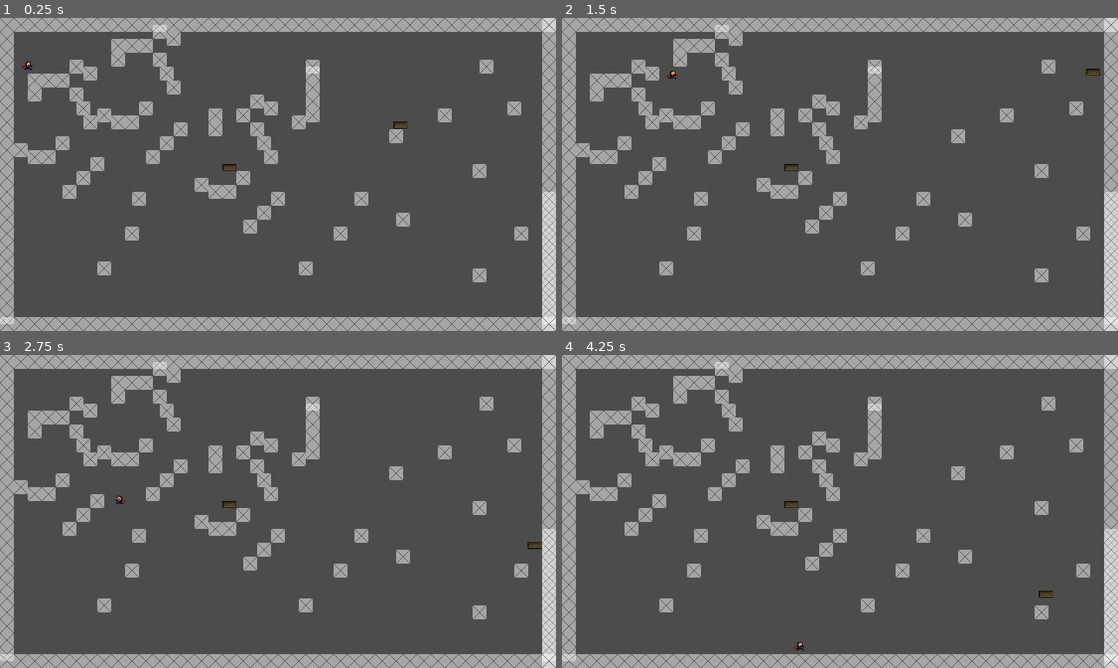
Above: before the commit, frames 1-4 (two rows, left to right).
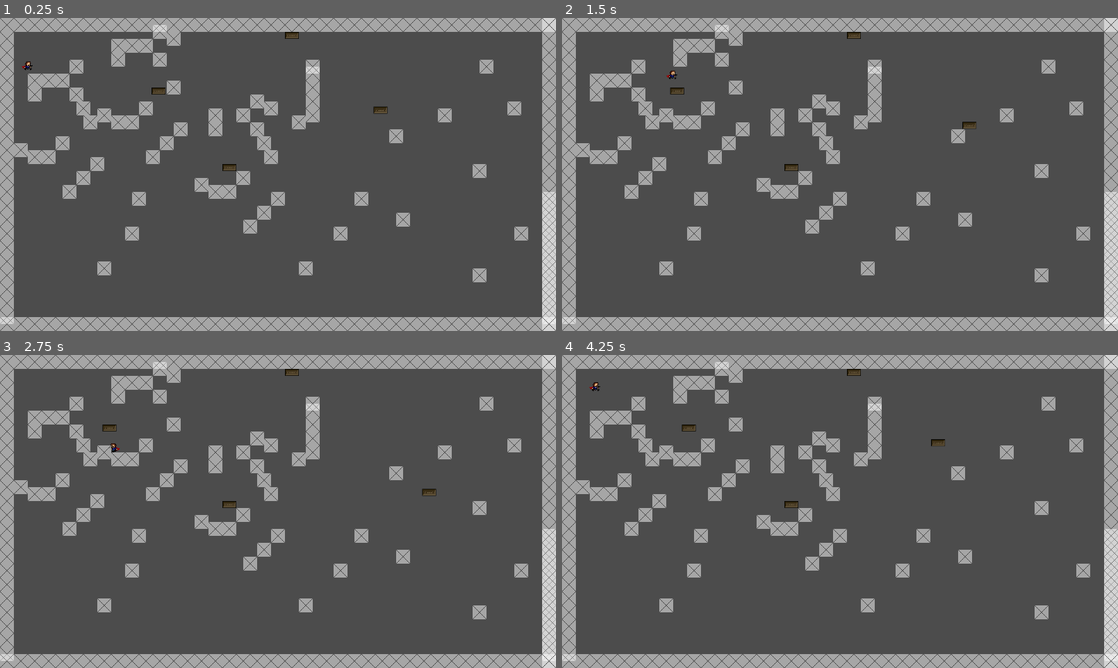
Above: after the commit, the same moments.

Repository: Smartkin/godot-fangame-engine
Game: Godot game, scene res://TestBed.tscn
Same seed, same stepped clock (60 frames per second), same inputs: the game is played once before the commit and once after it.
Inputs (mouse positions are in pixels of both pictures, inside the frame that each line leads up to):
- Up to frame 1 (0.25 s): no input
- Up to frame 2 (1.5 s): move the mouse to (962, 158) at 0.52 s; hold Right (pl_right) from 0.53 s (still down); tap Z (pl_shoot) at 0.6, 1.35 s; tap Shift (pl_jump) at 0.77 s; move the mouse to (728, 190) at 1.27 s
- Up to frame 3 (2.75 s): tap Shift (pl_jump) at 1.52 s; move the mouse to (333, 442) at 2.02 s; release Right (pl_right) at 2.03 s; hold Left (pl_left) from 2.03 s (still down); tap Z (pl_shoot) at 2.1 s
- Up to frame 4 (4.25 s): move the mouse to (812, 574) at 2.77 s; release Left (pl_left) at 2.78 s; hold Right (pl_right) from 2.78 s (still down); tap Z (pl_shoot) at 2.85, 3.6 s; tap Shift (pl_jump) at 3.02, 3.77 s; move the mouse to (1006, 558) at 3.52 s; tap R (pl_reset, bound only after the commit) at 4.15 s

The runs differ from the first frame. In frame 1, 0.4% of the frame differs, in the area x 15-74%, y 4-36%; in frame 2, 0.4%; in frame 3, 0.5%, in the area x 15-98%, y 4-62%; in frame 4, 0.5%.

Commit message:
Add player platform grab. Add barebones world controller

Diff:
--- a/Objects/Platform.tscn
+++ b/Objects/Platform.tscn
@@ -10,9 +10,13 @@
 [sub_resource type="RectangleShape2D" id=2]
 extents = Vector2( 15, 7 )
 
+[sub_resource type="RectangleShape2D" id=3]
+extents = Vector2( 15, 7 )
+
 [node name="Platform" type="KinematicBody2D"]
 collision_layer = 2
 collision_mask = 5
+collision/safe_margin = 2.0
 motion/sync_to_physics = true
 script = ExtResource( 2 )
 
@@ -38,10 +42,21 @@
 [node name="CollisionChecker" type="KinematicBody2D" parent="."]
 collision_layer = 0
 collision_mask = 4
-collision/safe_margin = 0.2
+collision/safe_margin = 2.0
 motion/sync_to_physics = true
 script = ExtResource( 3 )
 
 [node name="CollisionShape2D" type="CollisionShape2D" parent="CollisionChecker"]
+visible = false
 position = Vector2( 16, 8 )
 shape = SubResource( 2 )
+
+[node name="GrabArea" type="Area2D" parent="."]
+collision_layer = 2
+
+[node name="CollisionShape2D" type="CollisionShape2D" parent="GrabArea"]
+position = Vector2( 16, 8 )
+shape = SubResource( 3 )
+[connection signal="block_collision" from="CollisionChecker" to="." method="on_block_collision"]
+[connection signal="body_entered" from="GrabArea" to="." method="_on_GrabArea_body_entered"]
+[connection signal="body_exited" from="GrabArea" to="." method="_on_GrabArea_body_exited"]
--- a/Objects/TestBadSlope.tscn
+++ /dev/null
@@ -1,13 +0,0 @@
-[gd_scene load_steps=2 format=2]
-
-[sub_resource type="ConvexPolygonShape2D" id=1]
-points = PoolVector2Array( 100, 0, 0, 100, 200, 0 )
-
-[node name="TestBadSlope" type="StaticBody2D" groups=[
-"Solids",
-]]
-collision_layer = 4
-collision_mask = 3
-
-[node name="CollisionShape2D" type="CollisionShape2D" parent="."]
-shape = SubResource( 1 )
--- a/Scripts/Platform/Platform.gd
+++ b/Scripts/Platform/Platform.gd
@@ -4,6 +4,7 @@
 const DEBUG_OUTPUT_RATE = 60
 
 export var startSpeed = Vector2.ZERO
+export var bounce = true
 var speed = Vector2.ZERO
 var time = 0
 var debugOutputTimer = 0
@@ -15,20 +16,11 @@
 	startPos = position
 	$Debug.rect_position = Vector2(-50, -50)
 	$Debug.rect_size = Vector2(800, 600)
-	var _er = $CollisionChecker.connect("block_collision", self, "on_block_collision")
-	$CollisionChecker.speed = speed
-	$CollisionChecker.toMove = self
-
-#func _physics_process(_delta):
-#	position = $CollisionChecker.position
-#
-#func _integrate_forces(state):
-#	position += speed * state.step
-#	$Debug.text = "X: " + String(position.x) + "\n"
-#	$Debug.text += "Y: " + String(position.y) + "\n"
-#	$Debug.text += "Speed: " + String(speed) + "\n"
-#	for i in range(state.get_contact_count()):
-#		handleCollision(state.get_contact_collider_object(i), state.get_contact_local_normal(i))
+	if (bounce):
+		$CollisionChecker.speed = speed
+		$CollisionChecker.toMove = self
+	else:
+		$CollisionChecker.disconnect("block_collision", self, "on_block_collision")
 
 func handle_collision(collider, normal):
 	if (collider.is_in_group("Solids")):
@@ -41,3 +33,13 @@
 func on_block_collision(collisions):
 	for i in range(collisions.size()):
 		handle_collision(collisions[i].collider, collisions[i].normal)
+
+
+func _on_GrabArea_body_entered(body):
+	if (body.is_in_group("Player")):
+		body.grabbable = self
+
+
+func _on_GrabArea_body_exited(body):
+	if (body.is_in_group("Player")):
+		body.grabbable = null
--- a/Scripts/Player/Player.gd
+++ b/Scripts/Player/Player.gd
@@ -10,6 +10,8 @@
 var snap = GROUND_SNAP
 var canJump = true
 var canDjump = true
+var setRunSprite = false
+var grabbable = null
 var runSpeed = 200
 var fallSpeed = 600
 var jumpHeight = -450
@@ -36,10 +38,11 @@
 			canJump = false
 	handleInputs()
 	speed = move_and_slide_with_snap(speed, snap, UP, false, 4, 0.785398, false)
-	if (speed.x == 0 && speed.y == 0):
+	if (speed.x == 0 && speed.y == 0 && !setRunSprite):
 		$Sprite.play("Idle")
 	if (speed.y > 0):
 		$Sprite.play("Fall")
+	setRunSprite = false
 	# Debug output
 #	if (debugOutputTimer >= DEBUG_OUTPUT_RATE):
 #		debugOutputTimer = 0
@@ -51,9 +54,21 @@
 # Player jumping logic
 func jump(inputBuffer):
 	var jumped = false
-	if (canJump):
-		speed.y = jumpHeight
-		canJump = false
+	if (canJump || grabbable != null):
+		# Jumping in the platform
+		if (grabbable != null):
+			# If desired snapping behavior can be obtained by using the obtained collision information
+			var distToPlatform = abs(position.y + 16 - grabbable.position.y)
+			var collision = move_and_collide(Vector2(0, -distToPlatform), true, true, true)
+			canDjump = true
+			if (collision != null):
+				speed.y = 0
+				position.y += collision.travel.y
+			else:
+				speed.y = jumpHeight
+		else:
+			speed.y = jumpHeight
+			canJump = false
 		jumped = true
 		$Sounds/sndJump.play()
 	elif (canDjump):
@@ -81,6 +96,7 @@
 	speed.x = runSpeed * direction
 	if (direction != 0):
 		if (speed.y == 0):
+			setRunSprite = true
 			$Sprite.play("Run")
 		$Sprite.flip_h = (direction == -1)
 
--- /dev/null
+++ b/Scripts/WorldController.gd
@@ -0,0 +1,5 @@
+extends Node
+
+func _input(event):
+	if (event.is_action_pressed("pl_reset")):
+		var _er = get_tree().reload_current_scene()
--- a/TestBed.tscn
+++ b/TestBed.tscn
@@ -8,19 +8,25 @@
 
 [node name="Platform2" parent="." instance=ExtResource( 3 )]
 position = Vector2( 512, 336 )
+bounce = false
+
+[node name="Platform5" parent="." instance=ExtResource( 3 )]
+position = Vector2( 256, 160 )
+startSpeed = Vector2( 400, 0 )
+
+[node name="Platform4" parent="." instance=ExtResource( 3 )]
+position = Vector2( 656, 32 )
+bounce = false
 
 [node name="Platform3" parent="." instance=ExtResource( 3 )]
 position = Vector2( 848, 192 )
-startSpeed = Vector2( 250, 250 )
+startSpeed = Vector2( 50, 50 )
 
 [node name="Player" parent="." instance=ExtResource( 2 )]
 position = Vector2( 64, 64 )
 
 [node name="Blocks" type="Node2D" parent="."]
 position = Vector2( 32, 32 )
-__meta__ = {
-"_edit_group_": true
-}
 
 [node name="Block" parent="Blocks" instance=ExtResource( 1 )]
 position = Vector2( 32, 96 )
@@ -52,9 +58,6 @@
 [node name="Block4" parent="Blocks" instance=ExtResource( 1 )]
 position = Vector2( 128, 64 )
 
-[node name="Block5" parent="Blocks" instance=ExtResource( 1 )]
-position = Vector2( 160, 80 )
-
 [node name="Block6" parent="Blocks" instance=ExtResource( 1 )]
 position = Vector2( 128, 128 )
 
@@ -90,9 +93,6 @@
 
 [node name="Blocks2" type="Node2D" parent="."]
 position = Vector2( 224, -48 )
-__meta__ = {
-"_edit_group_": true
-}
 
 [node name="Block" parent="Blocks2" instance=ExtResource( 1 )]
 position = Vector2( 32, 96 )
@@ -112,9 +112,6 @@
 [node name="Block6" parent="Blocks2" instance=ExtResource( 1 )]
 position = Vector2( 128, 128 )
 
-[node name="Block7" parent="Blocks2" instance=ExtResource( 1 )]
-position = Vector2( 144, 160 )
-
 [node name="Block8" parent="Blocks2" instance=ExtResource( 1 )]
 position = Vector2( 160, 192 )
 
--- a/project.godot
+++ b/project.godot
@@ -17,7 +17,13 @@
 
 config/name="Godot Test Engine"
 run/main_scene="res://TestBed.tscn"
+boot_splash/fullsize=false
+boot_splash/use_filter=false
 config/icon="res://icon.png"
+
+[autoload]
+
+WorldController="*res://Scripts/WorldController.gd"
 
 [debug]
 
@@ -28,6 +34,11 @@
 
 window/size/width=1280
 window/size/height=720
+window/vsync/use_vsync=false
+
+[global]
+
+fps=false
 
 [input]
 
@@ -51,6 +62,11 @@
 "events": [ Object(InputEventKey,"resource_local_to_scene":false,"resource_name":"","device":0,"alt":false,"shift":false,"control":false,"meta":false,"command":false,"pressed":false,"scancode":90,"unicode":0,"echo":false,"script":null)
  ]
 }
+pl_reset={
+"deadzone": 0.5,
+"events": [ Object(InputEventKey,"resource_local_to_scene":false,"resource_name":"","device":0,"alt":false,"shift":false,"control":false,"meta":false,"command":false,"pressed":false,"scancode":82,"unicode":0,"echo":false,"script":null)
+ ]
+}
 
 [layer_names]
 
@@ -65,5 +81,6 @@
 [rendering]
 
 quality/intended_usage/framebuffer_allocation=0
+quality/2d/use_pixel_snap=true
 threads/thread_model=2
 environment/default_environment="res://default_env.tres"
Not shown: 1 places in Objects/Platform.tscn that only renumber resources
